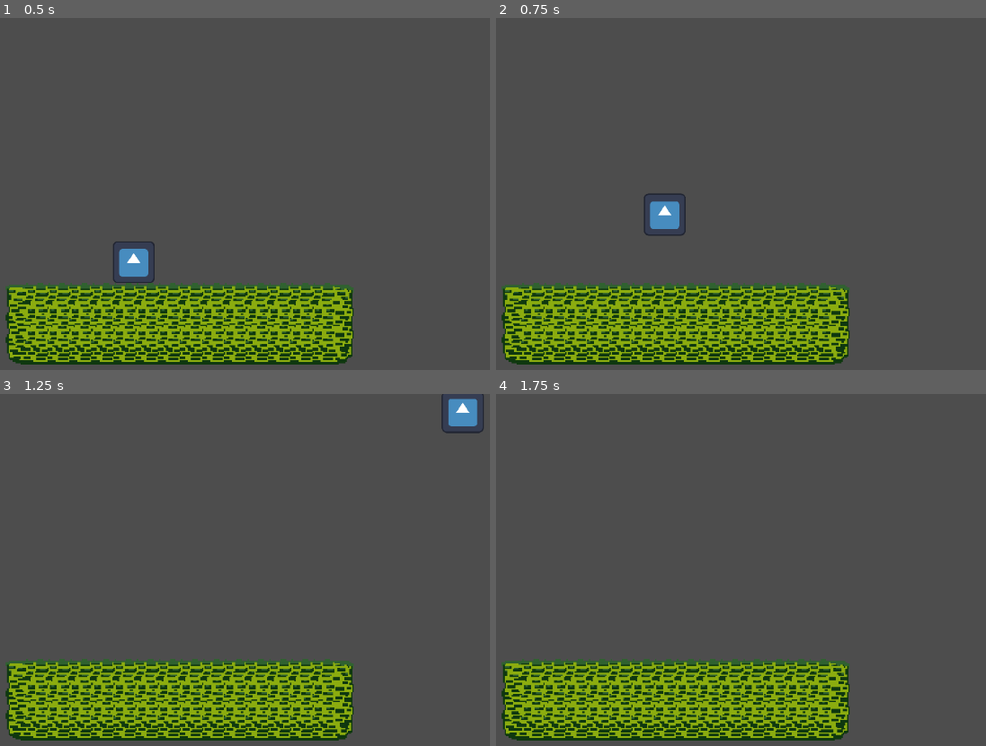
Above: before the commit, frames 1-4 (two rows, left to right).
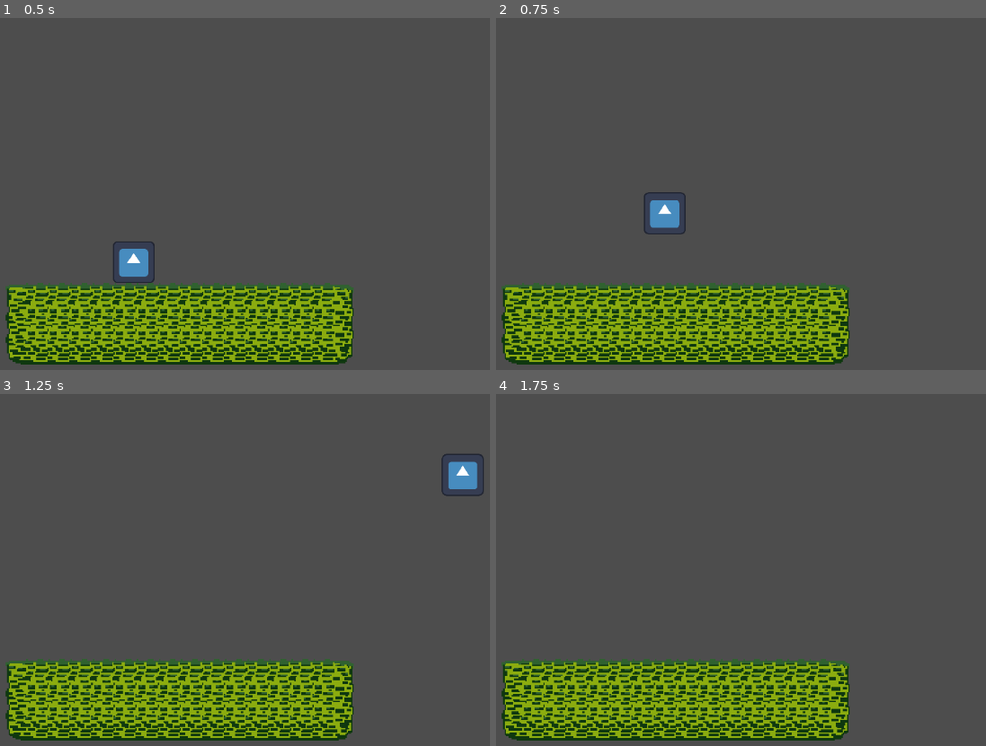
Above: after the commit, the same moments.

Repository: CBurgess97/godot-platformer
Game: Godot game, scene res://Game.tscn
The game is run twice, just before and just after one commit, with the same random seed, the same clock (stepped at 60 frames per second) and the same inputs. This scene is started directly instead of the project's main scene. The engine's default icon, where the game draws it, is replaced by a stand-in: a white triangle on a blue panel in a dark square.
Inputs:
- Up to frame 1 (0.5 s): no input
- Up to frame 2 (0.75 s): hold Right (ui_right) from 0.53 s (still down); tap Up (ui_up) at 0.6 s
- Up to frame 3 (1.25 s): keep holding Right (ui_right); tap Up (ui_up) at 0.77, 1.07 s
- Up to frame 4 (1.75 s): keep holding Right (ui_right); tap Up (ui_up) at 1.35, 1.52 s

Frame 1 is identical in both runs. In frame 2, 0.2% of the frame differs, in the area x 30-39%, y 49-62%; in frame 3, 1.2%, in the area x 90-99%, y 0-30%; in frame 4, nothing differs.

Commit message:
Implement Coyote Time

Diff:
--- a/Player/Player Components/player_movement_component.gd
+++ b/Player/Player Components/player_movement_component.gd
@@ -12,19 +12,39 @@
 var velocity: Vector2 = Vector2.ZERO
 var direction: float = 0.0
 
+var coyote_timer : Timer # Reference to the coyote timer
+var coyote_jump_available := true
+
+
 @onready var character: CharacterBody2D = get_parent()
 
+func _ready() -> void:
+    # Set up coyote timer
+    coyote_timer = Timer.new()
+    coyote_timer.wait_time = coyote_time
+    coyote_timer.one_shot = true
+    add_child(coyote_timer)
+    coyote_timer.timeout.connect(coyote_timeout)
 
 func move_player(delta, new_direction : float) -> void:
 
     # Update Movement Direction
     direction = new_direction
 
-    # Handle horizontal movement
     update_horizontal_movement(delta)
 
-    # Handle vertical movement
-    update_vertical_movement(delta)
+    if Input.is_action_just_pressed("ui_up"):
+        try_jump()
+
+    # Apply gravity and reset coyote timer
+    if character.is_on_floor():
+        coyote_jump_available = true
+        coyote_timer.stop()
+    else:
+        if coyote_jump_available:
+            if coyote_timer.is_stopped():
+                coyote_timer.start()
+        apply_gravity(delta)
 
     # Apply movement
     character.velocity = velocity
@@ -36,11 +56,13 @@
     else:
         velocity.x = move_toward(velocity.x, 0, friction * delta)
 
-func update_vertical_movement(delta: float) -> void:
+func apply_gravity(delta: float) -> void:
+    # Apply gravity
+    velocity.y += gravity * delta
 
-    # Handle jumping
-    if Input.is_action_just_pressed("ui_up"):
+func try_jump() -> void:
+    if coyote_jump_available:
         velocity.y = jump_velocity
 
-    # Apply gravity
-    velocity.y += gravity * delta
+func coyote_timeout() -> void:
+    coyote_jump_available = false
